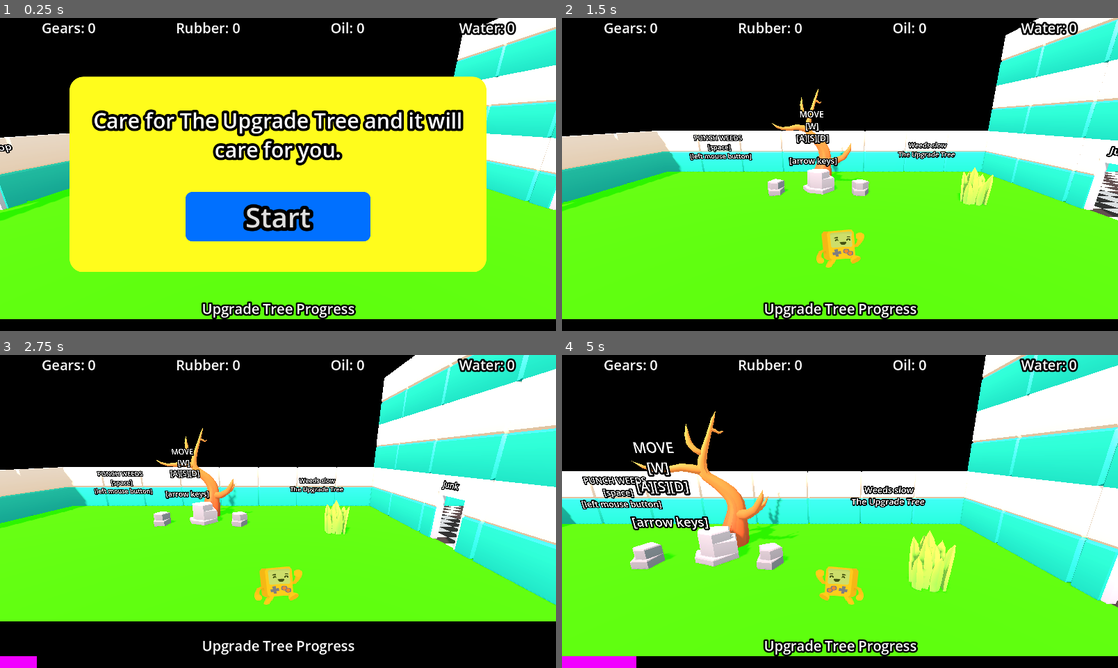
Above: before the commit, frames 1-4 (two rows, left to right).
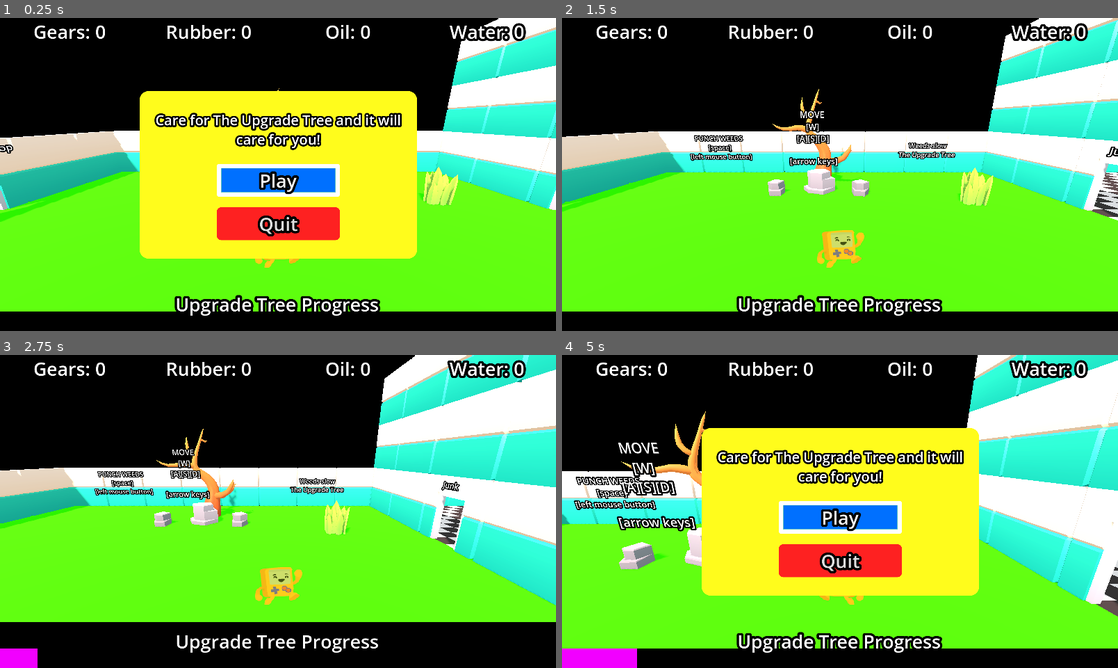
Above: after the commit, the same moments.

Repository: GentoMedia/SoloDevelopment-Jam-Parts-and-Upgrades
Game: Godot game, scene res://main.tscn
Same seed, same stepped clock (60 frames per second), same inputs: the game is played once before the commit and once after it. Sound files missing from this copy of the repository are replaced by a short silence.
Inputs:
- Up to frame 1 (0.25 s): no input
- Up to frame 2 (1.5 s): click "Start" (after the commit: "Play") at 0.5 s; tap Enter (ui_accept) at 1.25 s; hold Right (ui_right) from 1.28 s (still down); hold Enter (ui_accept) from 1.28 s (still down)
- Up to frame 3 (2.75 s): release Right (ui_right) at 2.03 s; release Enter (ui_accept) at 2.03 s; hold Down (ui_down) from 2.03 s (still down); tap Enter (ui_accept) at 2.1, 2.27, 2.57 s
- Up to frame 4 (5 s): release Down (ui_down) at 2.78 s; hold Right (ui_right) 2.78-3.53 s; hold Enter (ui_accept) 2.78-3.53 s; hold Up (ui_up) 3.53-4.28 s; tap Enter (ui_accept) at 3.6, 3.77, 4.07 s; hold Left (ui_left) from 4.28 s (still down); hold Enter (ui_accept) from 4.28 s (still down); tap Escape (ui_cancel) at 4.9 s

The runs differ from the first frame. In frame 1, 36% of the frame differs, in the area x 0-100%, y 0-97%; in frame 2, 7.7%; in frame 3, 5.4%; in frame 4, 38%, in the area x 0-100%, y 0-100%.

Commit message:
Prototype Completed and Exported

Diff:
--- a/main.gd
+++ b/main.gd
@@ -11,6 +11,10 @@
 	randomize()
 	toggle_pause()
 
+
+func _process(delta: float) -> void:
+	if Input.is_action_just_pressed("ui_cancel"):
+		toggle_pause()
 
 
 func update_materials(resource : String, amount : int):
@@ -29,19 +33,22 @@
 		if time_to_upgrade <= 0:
 			time_to_upgrade = 0
 			$Garden/UpgradeSpot/UpgradeIndicator.visible = true
-			if $Garden/ControlIndicator:
-				$Garden/ControlIndicator.queue_free()
 			$UpgradeReadyBell.play()
-		$HUD/ProgressBar.value = (1 - time_to_upgrade/(float(upgrade_base_timer*(upgrades+1))))*100
+		$HUD/ProgressBar.value = (1 - time_to_upgrade/(float(upgrade_base_timer + (upgrades * 5))))*100
 
 	if randi_range(upgrades, 12) >= 10:
 		$Garden.make_weed()
 
 func upgrade_update(upgrade_amount : int):
 	upgrades = upgrade_amount
-	time_to_upgrade = upgrade_base_timer * (upgrades + 1)
+	time_to_upgrade = upgrade_base_timer + (upgrades * 5)
 	$HUD/ProgressBar.value = 0
 
 func toggle_pause():
 	get_tree().paused = !get_tree().paused
 	$HUD/PauseScrene.visible = get_tree().paused
+	if get_tree().paused:
+		$HUD/PauseScrene/Button.grab_focus()
+
+func exit_game():
+	get_tree().quit()
--- a/main.tscn
+++ b/main.tscn
@@ -3,6 +3,7 @@
 [ext_resource type="Script" uid="uid://dkjpqbdvcfj7l" path="res://main.gd" id="1_kek77"]
 [ext_resource type="PackedScene" uid="uid://caf7e0f235amn" path="res://Scenes/garden.tscn" id="2_0xm2m"]
 [ext_resource type="AudioStream" uid="uid://jod54cf160v7" path="res://Assets/Sound/UpgradeReady.ogg" id="3_h2yge"]
+[ext_resource type="AudioStream" uid="uid://cqrx5uv7lx73q" path="res://Assets/Music/TheUpgradeTree.ogg" id="4_1bvp3"]
 
 [sub_resource type="StyleBoxFlat" id="StyleBoxFlat_0xm2m"]
 bg_color = Color(0, 0, 0, 1)
@@ -18,18 +19,28 @@
 corner_radius_bottom_left = 32
 
 [sub_resource type="StyleBoxFlat" id="StyleBoxFlat_1bvp3"]
-bg_color = Color(0.125, 1, 0, 1)
-corner_radius_top_left = 16
-corner_radius_top_right = 16
-corner_radius_bottom_right = 16
-corner_radius_bottom_left = 16
+bg_color = Color(0.12549, 1, 0, 0)
+border_width_left = 16
+border_width_top = 16
+border_width_right = 16
+border_width_bottom = 16
+border_color = Color(1, 1, 1, 1)
+corner_radius_top_left = 8
+corner_radius_top_right = 8
+corner_radius_bottom_right = 8
+corner_radius_bottom_left = 8
 
 [sub_resource type="StyleBoxFlat" id="StyleBoxFlat_lquwl"]
-bg_color = Color(0.125, 1, 0, 1)
-corner_radius_top_left = 16
-corner_radius_top_right = 16
-corner_radius_bottom_right = 16
-corner_radius_bottom_left = 16
+bg_color = Color(0.12549, 1, 0, 1)
+border_width_left = 16
+border_width_top = 16
+border_width_right = 16
+border_width_bottom = 16
+border_color = Color(1, 1, 1, 1)
+corner_radius_top_left = 8
+corner_radius_top_right = 8
+corner_radius_bottom_right = 8
+corner_radius_bottom_left = 8
 
 [sub_resource type="StyleBoxFlat" id="StyleBoxFlat_7mycd"]
 bg_color = Color(0, 0.4375, 1, 1)
@@ -38,11 +49,12 @@
 corner_radius_bottom_right = 16
 corner_radius_bottom_left = 16
 
-[sub_resource type="InputEventAction" id="InputEventAction_h2yge"]
-action = &"ui_accept"
-
-[sub_resource type="Shortcut" id="Shortcut_1bvp3"]
-events = [SubResource("InputEventAction_h2yge")]
+[sub_resource type="StyleBoxFlat" id="StyleBoxFlat_5vw27"]
+bg_color = Color(0.996094, 0.128403, 0.128403, 1)
+corner_radius_top_left = 16
+corner_radius_top_right = 16
+corner_radius_bottom_right = 16
+corner_radius_bottom_left = 16
 
 [node name="Main" type="Node3D"]
 process_mode = 3
@@ -64,7 +76,7 @@
 anchor_top = 1.0
 anchor_right = 1.0
 anchor_bottom = 1.0
-offset_top = -27.0
+offset_top = -68.0
 grow_horizontal = 2
 grow_vertical = 0
 theme_override_styles/background = SubResource("StyleBoxFlat_0xm2m")
@@ -73,18 +85,19 @@
 
 [node name="UpgradeLabel" type="Label" parent="HUD"]
 layout_mode = 1
-anchors_preset = 14
-anchor_top = 0.5
-anchor_right = 1.0
-anchor_bottom = 0.5
-offset_left = 1.0
-offset_top = 286.0
-offset_right = 1.0
-offset_bottom = 331.0
-grow_horizontal = 2
-grow_vertical = 2
-theme_override_constants/outline_size = 16
-theme_override_font_sizes/font_size = 32
+anchors_preset = 8
+anchor_left = 0.5
+anchor_top = 0.5
+anchor_right = 0.5
+anchor_bottom = 0.5
+offset_left = -356.0
+offset_top = 403.0
+offset_right = 347.0
+offset_bottom = 491.0
+grow_horizontal = 2
+grow_vertical = 2
+theme_override_constants/outline_size = 32
+theme_override_font_sizes/font_size = 64
 text = "Upgrade Tree Progress"
 horizontal_alignment = 1
 vertical_alignment = 1
@@ -98,53 +111,55 @@
 [node name="GearsLabel" type="Label" parent="HUD/ResourceLabels"]
 layout_mode = 2
 size_flags_horizontal = 3
-theme_override_constants/outline_size = 16
-theme_override_font_sizes/font_size = 32
+theme_override_constants/outline_size = 32
+theme_override_font_sizes/font_size = 64
 text = "Gear: 0"
 horizontal_alignment = 1
 
 [node name="RubberLabel" type="Label" parent="HUD/ResourceLabels"]
 layout_mode = 2
 size_flags_horizontal = 3
-theme_override_constants/outline_size = 16
-theme_override_font_sizes/font_size = 32
+theme_override_constants/outline_size = 32
+theme_override_font_sizes/font_size = 64
 text = "Rubber: 0"
 horizontal_alignment = 1
 
 [node name="OilLabel" type="Label" parent="HUD/ResourceLabels"]
 layout_mode = 2
 size_flags_horizontal = 3
-theme_override_constants/outline_size = 16
-theme_override_font_sizes/font_size = 32
+theme_override_constants/outline_size = 32
+theme_override_font_sizes/font_size = 64
 text = "Oil: 0"
 horizontal_alignment = 1
 
 [node name="WaterLabel" type="Label" parent="HUD/ResourceLabels"]
 layout_mode = 2
 size_flags_horizontal = 3
-theme_override_constants/outline_size = 16
-theme_override_font_sizes/font_size = 32
+theme_override_constants/outline_size = 32
+theme_override_font_sizes/font_size = 64
 text = "Water: 0"
 horizontal_alignment = 1
 
 [node name="PauseScrene" type="RichTextLabel" parent="HUD"]
 process_mode = 2
-custom_minimum_size = Vector2(960, 450)
-layout_mode = 1
-anchors_preset = 8
-anchor_left = 0.5
-anchor_top = 0.5
-anchor_right = 0.5
-anchor_bottom = 0.5
-offset_left = -0.5
-offset_right = 0.5
+custom_minimum_size = Vector2(960, 580)
+layout_mode = 1
+anchors_preset = 8
+anchor_left = 0.5
+anchor_top = 0.5
+anchor_right = 0.5
+anchor_bottom = 0.5
+offset_left = -480.0
+offset_top = -290.0
+offset_right = 480.0
+offset_bottom = 290.0
 grow_horizontal = 2
 grow_vertical = 2
 theme_override_constants/outline_size = 24
 theme_override_font_sizes/normal_font_size = 48
 theme_override_styles/normal = SubResource("StyleBoxFlat_272bh")
 text = "
-Care for The Upgrade Tree and it will care for you."
+Care for The Upgrade Tree and it will care for you!"
 horizontal_alignment = 1
 
 [node name="Button" type="Button" parent="HUD/PauseScrene"]
@@ -155,9 +170,9 @@
 anchor_right = 0.5
 anchor_bottom = 0.5
 offset_left = -213.0
-offset_top = 40.0
+offset_top = -38.0
 offset_right = 213.0
-offset_bottom = 154.0
+offset_bottom = 76.0
 grow_horizontal = 2
 grow_vertical = 2
 theme_override_constants/outline_size = 32
@@ -165,8 +180,27 @@
 theme_override_styles/focus = SubResource("StyleBoxFlat_1bvp3")
 theme_override_styles/hover = SubResource("StyleBoxFlat_lquwl")
 theme_override_styles/normal = SubResource("StyleBoxFlat_7mycd")
-shortcut = SubResource("Shortcut_1bvp3")
-text = "Start"
+text = "Play"
+
+[node name="Button2" type="Button" parent="HUD/PauseScrene"]
+layout_mode = 1
+anchors_preset = 8
+anchor_left = 0.5
+anchor_top = 0.5
+anchor_right = 0.5
+anchor_bottom = 0.5
+offset_left = -213.0
+offset_top = 112.0
+offset_right = 213.0
+offset_bottom = 226.0
+grow_horizontal = 2
+grow_vertical = 2
+theme_override_constants/outline_size = 32
+theme_override_font_sizes/font_size = 64
+theme_override_styles/focus = SubResource("StyleBoxFlat_1bvp3")
+theme_override_styles/hover = SubResource("StyleBoxFlat_lquwl")
+theme_override_styles/normal = SubResource("StyleBoxFlat_5vw27")
+text = "Quit"
 
 [node name="Garden" parent="." instance=ExtResource("2_0xm2m")]
 
@@ -181,6 +215,11 @@
 attenuation_model = 3
 max_db = 0.0
 
+[node name="BackgroundMusic" type="AudioStreamPlayer" parent="."]
+stream = ExtResource("4_1bvp3")
+autoplay = true
+
 [connection signal="pressed" from="HUD/PauseScrene/Button" to="." method="toggle_pause"]
+[connection signal="pressed" from="HUD/PauseScrene/Button2" to="." method="exit_game"]
 [connection signal="upgraded" from="Garden" to="." method="upgrade_update"]
 [connection signal="timeout" from="GameLogic/Timer" to="." method="_on_timer_timeout"]
--- a/project.godot
+++ b/project.godot
@@ -10,7 +10,8 @@
 
 [application]
 
-config/name="SoloDevelopment Jam Parts and Upgrades"
+config/name="The Upgrade Tree"
+config/description="s"
 run/main_scene="uid://tmy4tqognhxm"
 config/features=PackedStringArray("4.4", "GL Compatibility")
 boot_splash/bg_color=Color(0, 0, 0, 1)
@@ -19,8 +20,9 @@
 
 [display]
 
-window/size/viewport_width=1280
-window/size/viewport_height=720
+window/size/viewport_width=1920
+window/size/viewport_height=1080
+window/size/mode=3
 window/stretch/mode="viewport"
 
 [global_group]
@@ -37,6 +39,21 @@
 , Object(InputEventKey,"resource_local_to_scene":false,"resource_name":"","device":0,"window_id":0,"alt_pressed":false, …(185 unchanged characters)…
 , Object(InputEventKey,"resource_local_to_scene":false,"resource_name":"","device":0,"window_id":0,"alt_pressed":false, …(181 unchanged characters)…
 , Object(InputEventMouseButton,"resource_local_to_scene":false,"resource_name":"","device":-1,"window_id":0,"alt_presse …(244 unchanged characters)…
+, Object(InputEventJoypadMotion,"resource_local_to_scene":false,"resource_name":"","device":-1,"axis":5,"axis_value":1.0,"script":null)
+, Object(InputEventJoypadButton,"resource_local_to_scene":false,"resource_name":"","device":-1,"button_index":0,"pressure":0.0,"pressed":true,"script":null)
+, Object(InputEventJoypadButton,"resource_local_to_scene":false,"resource_name":"","device":-1,"button_index":2,"pressure":0.0,"pressed":true,"script":null)
+, Object(InputEventJoypadButton,"resource_local_to_scene":false,"resource_name":"","device":-1,"button_index":3,"pressure":0.0,"pressed":true,"script":null)
+, Object(InputEventJoypadButton,"resource_local_to_scene":false,"resource_name":"","device":-1,"button_index":1,"pressure":0.0,"pressed":true,"script":null)
+, Object(InputEventJoypadMotion,"resource_local_to_scene":false,"resource_name":"","device":-1,"axis":4,"axis_value":1.0,"script":null)
+, Object(InputEventJoypadButton,"resource_local_to_scene":false,"resource_name":"","device":-1,"button_index":10,"pressure":0.0,"pressed":true,"script":null)
+, Object(InputEventJoypadButton,"resource_local_to_scene":false,"resource_name":"","device":-1,"button_index":9,"pressure":0.0,"pressed":true,"script":null)
+]
+}
+ui_cancel={
+"deadzone": 0.5,
+"events": [Object(InputEventKey,"resource_local_to_scene":false,"resource_name":"","device":0,"window_id":0,"alt_pressed":false,"shift_pressed":false,"ctrl_pressed":false,"meta_pressed":false,"pressed":false,"keycode":4194305,"physical_keycode":0,"key_label":0,"unicode":0,"location":0,"echo":false,"script":null)
+, Object(InputEventJoypadButton,"resource_local_to_scene":false,"resource_name":"","device":-1,"button_index":6,"pressure":0.0,"pressed":true,"script":null)
+, Object(InputEventJoypadButton,"resource_local_to_scene":false,"resource_name":"","device":-1,"button_index":4,"pressure":0.0,"pressed":true,"script":null)
 ]
 }
 ui_left={
@@ -45,6 +62,7 @@
 , Object(InputEventJoypadButton,"resource_local_to_scene":false,"resource_name":"","device":0,"button_index":13,"pressure":0.0,"pressed":false,"script":null)
 , Object(InputEventJoypadMotion,"resource_local_to_scene":false,"resource_name":"","device":0,"axis":0,"axis_value":-1.0,"script":null)
 , Object(InputEventKey,"resource_local_to_scene":false,"resource_name":"","device":-1,"window_id":0,"alt_pressed":false …(182 unchanged characters)…
+, Object(InputEventJoypadMotion,"resource_local_to_scene":false,"resource_name":"","device":-1,"axis":2,"axis_value":-1.0,"script":null)
 ]
 }
 ui_right={
@@ -53,6 +71,7 @@
 , Object(InputEventJoypadButton,"resource_local_to_scene":false,"resource_name":"","device":0,"button_index":14,"pressure":0.0,"pressed":false,"script":null)
 , Object(InputEventJoypadMotion,"resource_local_to_scene":false,"resource_name":"","device":0,"axis":0,"axis_value":1.0,"script":null)
 , Object(InputEventKey,"resource_local_to_scene":false,"resource_name":"","device":-1,"window_id":0,"alt_pressed":false …(183 unchanged characters)…
+, Object(InputEventJoypadMotion,"resource_local_to_scene":false,"resource_name":"","device":-1,"axis":2,"axis_value":1.0,"script":null)
 ]
 }
 ui_up={
@@ -61,6 +80,7 @@
 , Object(InputEventJoypadButton,"resource_local_to_scene":false,"resource_name":"","device":0,"button_index":11,"pressure":0.0,"pressed":false,"script":null)
 , Object(InputEventJoypadMotion,"resource_local_to_scene":false,"resource_name":"","device":0,"axis":1,"axis_value":-1.0,"script":null)
 , Object(InputEventKey,"resource_local_to_scene":false,"resource_name":"","device":-1,"window_id":0,"alt_pressed":false …(183 unchanged characters)…
+, Object(InputEventJoypadMotion,"resource_local_to_scene":false,"resource_name":"","device":-1,"axis":3,"axis_value":-1.0,"script":null)
 ]
 }
 ui_down={
@@ -69,6 +89,7 @@
 , Object(InputEventJoypadButton,"resource_local_to_scene":false,"resource_name":"","device":0,"button_index":12,"pressure":0.0,"pressed":false,"script":null)
 , Object(InputEventJoypadMotion,"resource_local_to_scene":false,"resource_name":"","device":0,"axis":1,"axis_value":1.0,"script":null)
 , Object(InputEventKey,"resource_local_to_scene":false,"resource_name":"","device":-1,"window_id":0,"alt_pressed":false …(183 unchanged characters)…
+, Object(InputEventJoypadMotion,"resource_local_to_scene":false,"resource_name":"","device":-1,"axis":3,"axis_value":1.0,"script":null)
 ]
 }
 
@@ -76,3 +97,4 @@
 
 renderer/rendering_method="gl_compatibility"
 renderer/rendering_method.mobile="gl_compatibility"
+textures/vram_compression/import_etc2_astc=true
Not shown, changed: Assets/Characters/Robots/robot_blueDrive1.png.import
Not shown, changed: Assets/Characters/Robots/robot_blueDrive2.png.import
Not shown, changed: Assets/Characters/Robots/robot_redDrive1.png.import
Not shown, changed: Assets/Characters/Robots/robot_redDrive2.png.import
Not shown, changed: Assets/Characters/Robots/robot_yellowDrive1.png.import
Not shown, changed: Assets/Characters/Robots/robot_yellowDrive2.png.import
Not shown, changed: Assets/Characters/platformerPack_character.png.import
Not shown, changed: Assets/Kitchen/restaurantbits_texture.png.import
Not shown, added: Assets/Music/TheUpgradeTree.ogg.import
Not shown, changed: Assets/Nature/forest_texture.png.import
Not shown, changed: Assets/Prototype Texture.png.import
Not shown, changed: Assets/Resources/resource_bits_texture.png.import
(and 3 more such lines)
